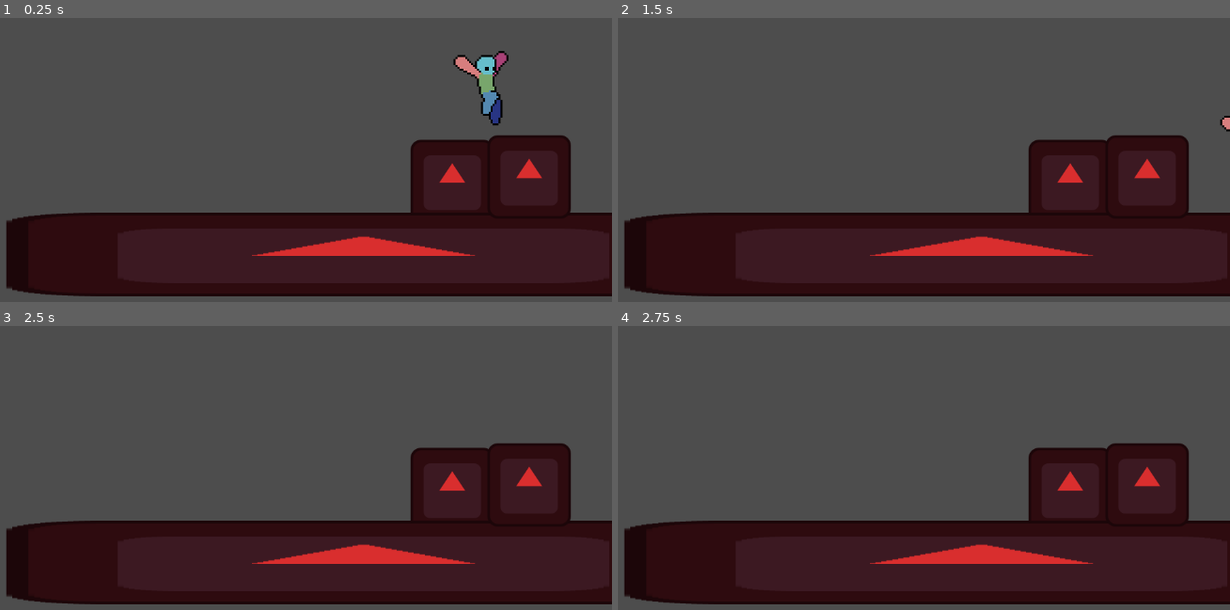
Above: before the commit, frames 1-4 (two rows, left to right).
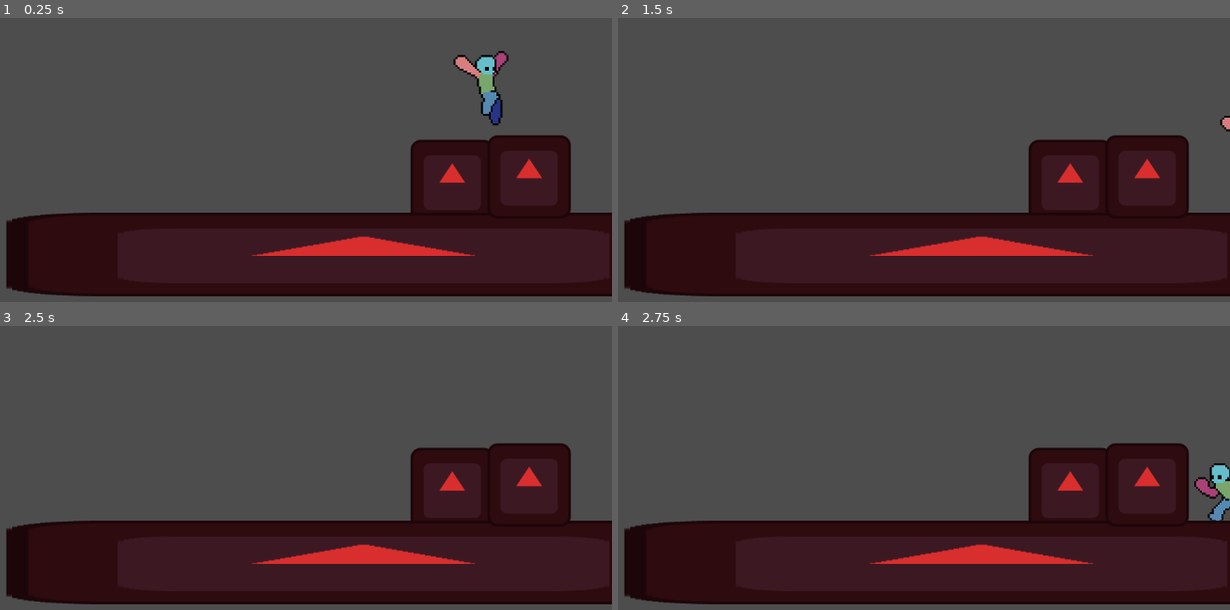
Above: after the commit, the same moments.

Repository: TatusFilipek/GodotTryEndError
Game: Godot game, scene res://scenes/main.tscn
The game is run twice, just before and just after one commit, with the same random seed, the same clock (stepped at 60 frames per second) and the same inputs. The engine's default icon, where the game draws it, is replaced by a stand-in: a white triangle on a blue panel in a dark square.
Inputs:
- Up to frame 1 (0.25 s): no input
- Up to frame 2 (1.5 s): hold D (moveRight) from 0.53 s (still down); tap W (moveUp) at 0.6, 0.77, 1.07, 1.35 s
- Up to frame 3 (2.5 s): tap W (moveUp) at 1.52, 1.82, 2.1 s; tap Enter at 2 s; release D (moveRight) at 2.03 s; hold A (moveLeft) from 2.03 s (still down)
- Up to frame 4 (2.75 s): keep holding A (moveLeft)

Frames 1-3 are identical in both runs. In frame 4, 0.7% of the frame differs, in the area x 94-100%, y 48-69%.

Commit message:
usunalem animacje, plikow jeszcze nie i dodalem coyote time i jump input buffer time, do zrobienia: oczyszczenie nie uzywanych animacji i plikow

Diff:
--- a/scenes/player.tscn
+++ b/scenes/player.tscn
@@ -437,6 +437,7 @@
 
 [sub_resource type="Animation" id="Animation_2gdjj"]
 resource_name = "InAirDown"
+length = 0.40002
 step = 0.2
 tracks/0/type = "value"
 tracks/0/imported = false
@@ -465,7 +466,8 @@
 
 [sub_resource type="Animation" id="Animation_oprun"]
 resource_name = "InAirDownApex"
-step = 0.5
+length = 0.40002
+step = 0.2
 tracks/0/type = "value"
 tracks/0/imported = false
 tracks/0/enabled = true
@@ -473,7 +475,7 @@
 tracks/0/interp = 1
 tracks/0/loop_wrap = true
 tracks/0/keys = {
-"times": PackedFloat32Array(0, 1),
+"times": PackedFloat32Array(0, 0.19999999),
 "transitions": PackedFloat32Array(1, 1),
 "update": 1,
 "values": [&"InAirApex", &"InAirApex"]
@@ -485,7 +487,7 @@
 tracks/1/interp = 1
 tracks/1/loop_wrap = true
 tracks/1/keys = {
-"times": PackedFloat32Array(0, 0.5),
+"times": PackedFloat32Array(0, 0.19999999),
 "transitions": PackedFloat32Array(1, 1),
 "update": 1,
 "values": [2, 3]
--- a/scripts/airStates.gd
+++ b/scripts/airStates.gd
@@ -17,6 +17,11 @@
 		return
 
 	core.velocity.y += CalcGravity() * _delta; # Gravity
+
+	if Input.is_action_just_pressed("moveUp") and core.coyoteTimer > 0:
+		core.coyoteTimer = 0
+		machine.change_state("Jump")
+		return
 
 	VariableJumpHeight()
 	SuperDuperAirStateAnims()
--- a/scripts/groundStates.gd
+++ b/scripts/groundStates.gd
@@ -16,7 +16,9 @@
 		machine.change_state("FallIdle")
 		return
 
-	if Input.is_action_just_pressed("moveUp"):
+	if core.jumpInputBufferTimer > 0 and core.coyoteTimer > 0:
+		core.coyoteTimer = 0
+		core.jumpInputBufferTimer = 0
 		machine.change_state("Jump")
 		return
 
--- a/scripts/player.gd
+++ b/scripts/player.gd
@@ -14,6 +14,12 @@
 @export var gravityBuffer = 50
 @export var jumpApex = 125
 
+@export var coyoteTime = .1
+var coyoteTimer = 0
+
+@export var jumpInputBuffer = .1
+var jumpInputBufferTimer = 0
+
 @export var ALLMOVEMENTVARIABLE = 100
 
 var lastSpriteOrientation : bool
@@ -29,6 +35,16 @@
 func _physics_process(delta: float) -> void:
 	GetSpriteOrientation()
 	move_and_slide()
+
+	if is_on_floor():
+		coyoteTimer = coyoteTime
+	else:
+		coyoteTimer -= delta
+
+	if Input.is_action_just_pressed("moveUp"):
+		jumpInputBufferTimer = jumpInputBuffer
+	else:
+		jumpInputBufferTimer -= delta
 
 func MovementDirection() -> float:
 	var movementDirection = Input.get_axis("moveLeft", "moveRight")
Not shown, added: export_presets.cfg
